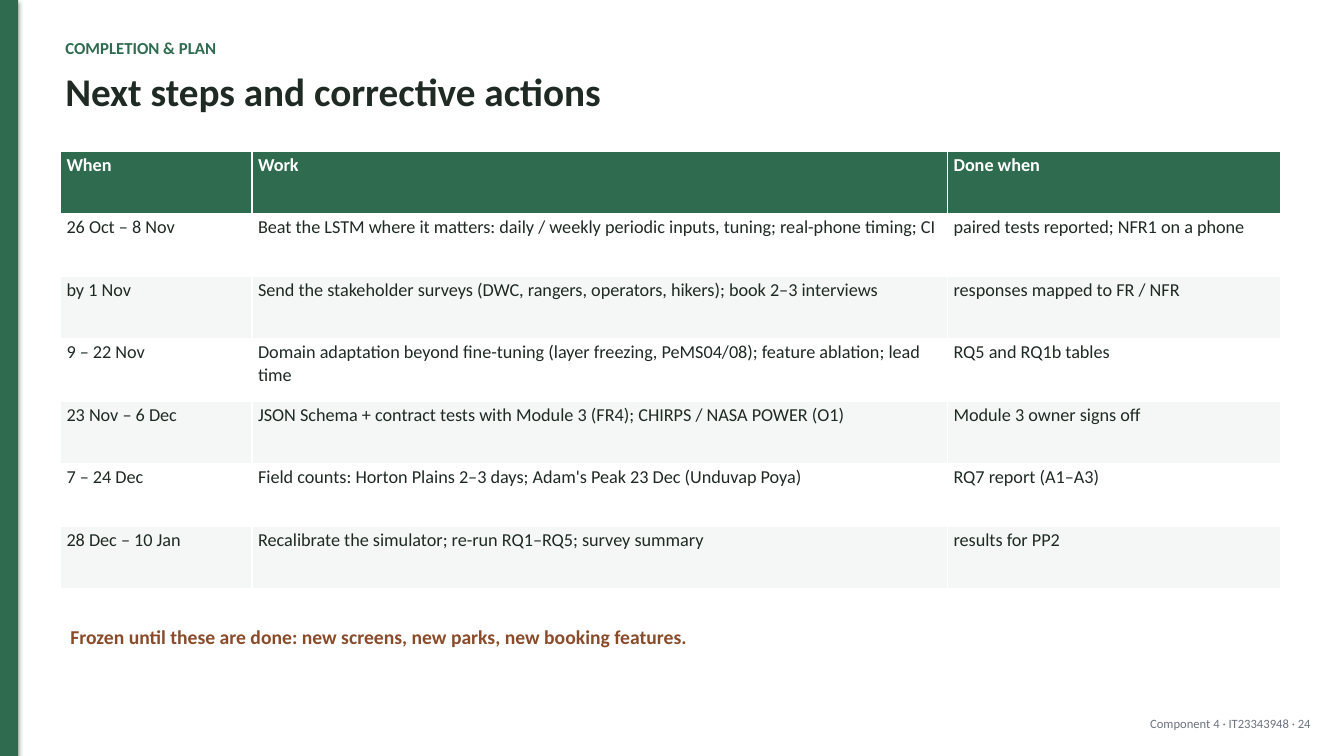
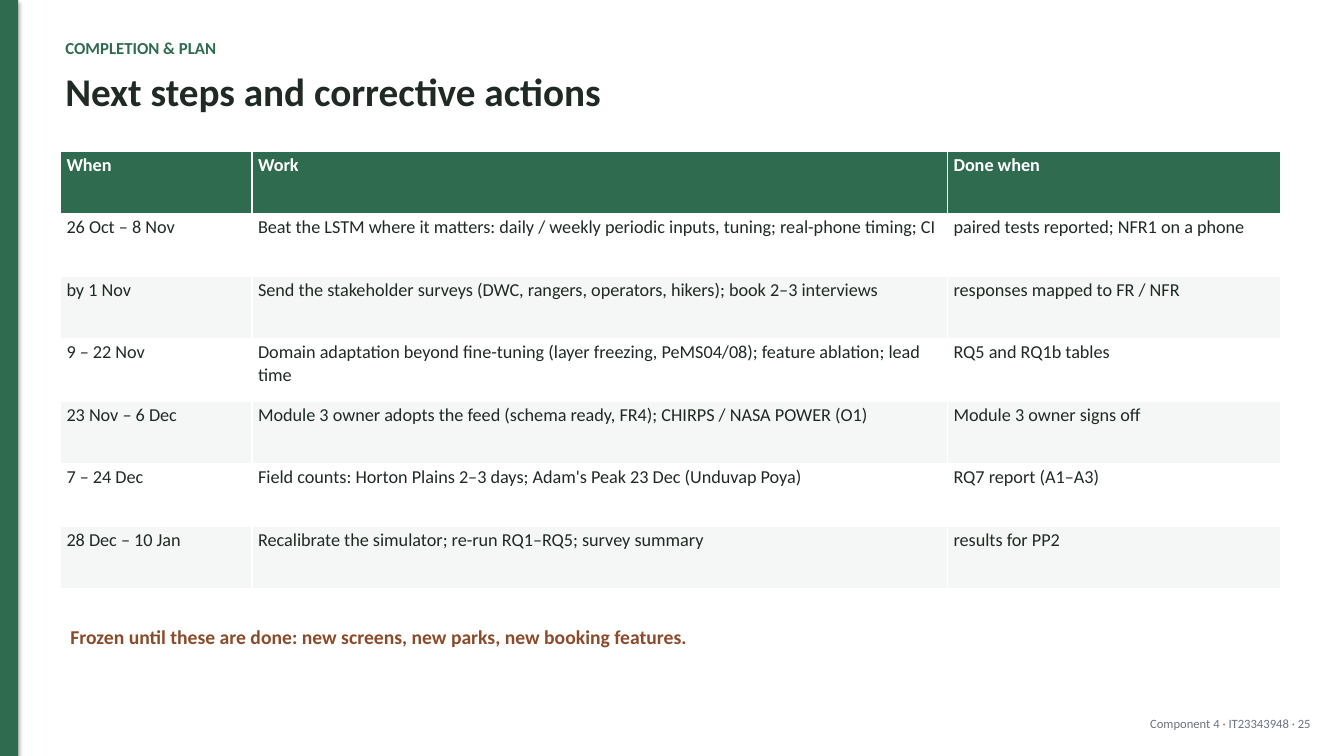
Before and after one commit to mirshadahamed/Decentralized-Hiking-AI, a slide deck: slide 25 of research/component_4/docs/slides/PP1_Component4.pptx (slide 24 before the commit). Drawn at 1344x756 pixels with LibreOffice and Linux fonts; fonts in the diff are those of the drawing. Boxes give left, top, right and bottom in pixels: in the first picture for what was removed or moved away, otherwise in the second. Text is boxed around its words. In the diff, an @@ line names an element or a change of style, - is before the commit and + after.

```diff
--- a/research/component_4/docs/slides/PP1_Component4.pptx
+++ b/research/component_4/docs/slides/PP1_Component4.pptx
@@ table at <box>60,151,1280,589</box> @@
-row 5, column 2: JSON Schema + contract tests with Module 3 (FR4); CHIRPS / NASA POWER (O1)
+row 5, column 2: Module 3 owner adopts the feed (schema ready, FR4); CHIRPS / NASA POWER (O1)
@@ text at <box>1150,719,1311,730</box>: text changed @@
-Component 4 · IT23343948 · 24
+Component 4 · IT23343948 · 25
```
Also in this commit, not shown: 8 other slides changed, 1 slide added, 8 other files.
